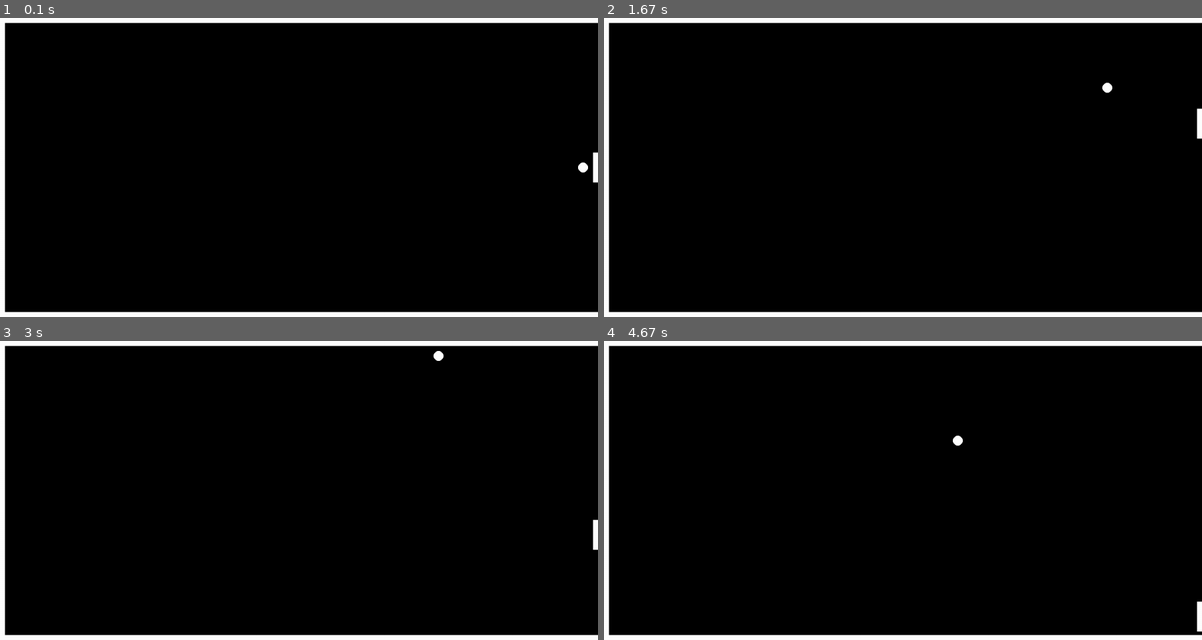
Above: before the commit, frames 1-4 (two rows, left to right).
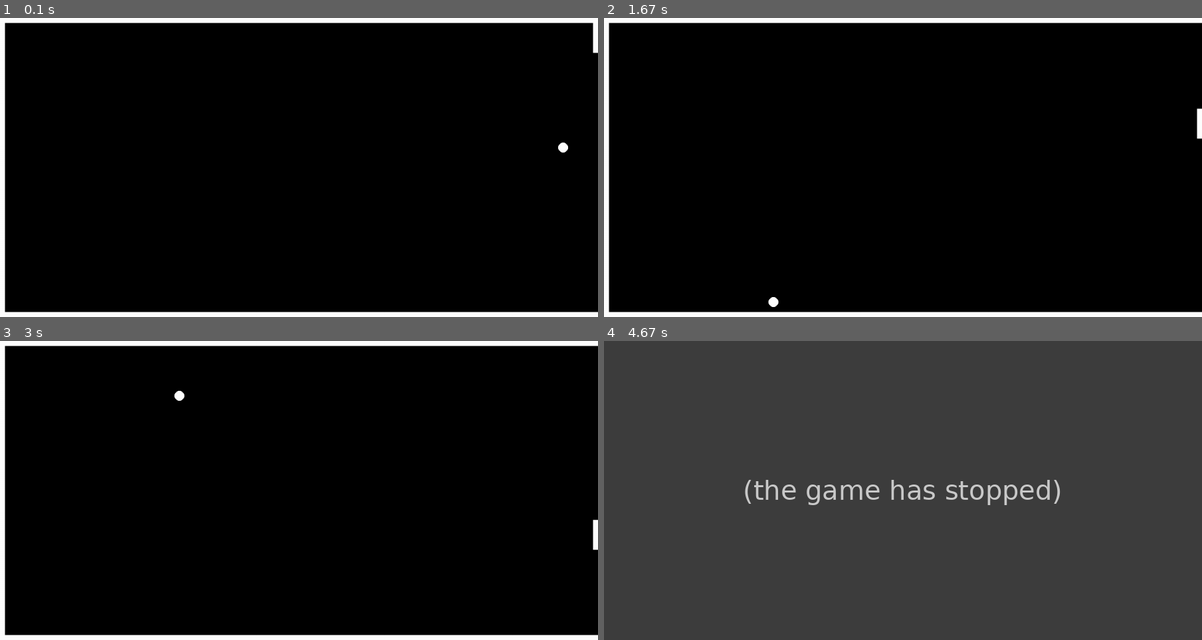
Above: after the commit, the same moments.

Repository: OliverWBurke/pygame-learning
Game: pygame game, started from main.py
Same seed, same stepped clock (60 frames per second), same inputs: the game is played once before the commit and once after it.
Inputs (mouse positions are in pixels of both pictures, inside the frame that each line leads up to):
- Up to frame 1 (0.1 s): no input
- Up to frame 2 (1.67 s): click (903, 167) at 0.38 s; click (962, 233) at 0.72 s; click (1124, 272) at 1.05 s; click (759, 107) at 1.38 s
- Up to frame 3 (3 s): click (299, 526) at 1.72 s; click (215, 427) at 2.05 s; click (508, 568) at 2.38 s; click (101, 520) at 2.72 s
- Up to frame 4 (4.67 s): click (729, 433) at 3.05 s; click (759, 541) at 3.38 s; click (1118, 559) at 3.72 s; click (723, 601) at 4.05 s

The runs differ from the first frame. In frame 1, 0.3% of the frame differs, in the area x 93-100%, y 1-56%; in frame 2, 0.1%; in frame 3, 0.1%; in frame 4, 100%, in the area x 0-100%, y 0-100%.
After the commit the program exited at 4.62 s; later frames show no game.

Commit message:
add logic for score and game over

Diff:
--- a/main.py
+++ b/main.py
@@ -62,7 +62,7 @@
         pygame.display.flip()
 
     def update(self):
-        sleep(0.1)
+
         self.hide()
         self.x_position = self.x_position + self.x_velocity
         self.y_position = self.y_position + self.y_velocity
@@ -72,17 +72,26 @@
     def check_paddle(self, paddle):
         border_width = 10  # todo: not hardcode this
         width_and_radius = border_width + self.radius
-        if self.x_position >= self.screen.get_width() - width_and_radius:
+        if self.x_position < self.screen.get_width() - width_and_radius:
+            logging.debug("ball in play")
+            return True, 0
+        else:
+            logging.info("Ball at end")
             paddle_top, paddle_bottom = paddle.get_position()
-            if self.y_position >= paddle_top and self.y_position <= paddle_bottom:
+            if self.y_position in range(paddle_top, paddle_bottom+1):
                 self.x_velocity = self.x_velocity * -1
+                logging.info("Hit - Add Score")
+                return True, 1
+            else:
+                logging.info("Missed - Game Over")
+                return False, 0
 
 
 class Paddle:
     def __init__(self, screen):
         self.screen = screen
         self.width = 10  # todo fix, should be border width
-        self.height = self.screen.get_height() / 10
+        self.height = int(self.screen.get_height() / 10)
         self.x_position = screen.get_width() - self.width
         self.y_position = (self.screen.get_height() / 2) - (self.height / 2)
         self.colour = pygame.Color("white")
@@ -142,8 +151,11 @@
     args = parse_args()
     if args.debug_mode:
         logging.basicConfig(level=logging.DEBUG)
+    else:
+        logging.basicConfig(level=logging.INFO)
     pygame.init()
-
+    playing = True
+    score = 0
     SCREEN_WIDTH = 1200
     SCREEN_HEIGHT = 600
     BORDER_WIDTH = 10
@@ -155,14 +167,17 @@
     paddle = Paddle(screen)
     paddle.show()
 
-    while True:
+    while playing:
         e = pygame.event.poll()
         if e.type == pygame.QUIT:
             break
+
+        sleep(0.02)
         ball.update()
         paddle.update()
-        ball.check_paddle(paddle)
-
+        playing, score_update = ball.check_paddle(paddle)
+        score += score_update
+        logging.info(f"Score is {score}")
 
 if __name__ == "__main__":
     main()
